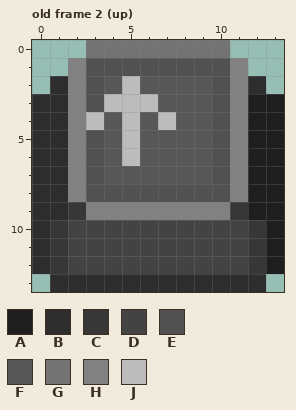
Edited in one commit: pixel-art file (assets/sprites/buttons_keyboard.aseprite). Above: the version before the commit.
14x14 pixels, 4 frames. Colours within 5 levels of each other are drawn and written as one. Shown: old frame 2 (up). The commit also changed other frames, which this record leaves out.
Visible layers, top first: "Label", "Button base".
Palette (. is transparent): A #1e1e1e  B #2d2d2d  C #373737  D #434343  E #515151  F #575757  G #737373  H #818181  J #bcbcbc
Pixels before, old frame 2 (up), first column x 0:
 0 ...GGGGGGGG...
 1 ..HEEEEEEEEH..
 2 .BHEFJFFFFEHB.
 3 BBHEJJJFFFEHAA
 4 BBHJFJFJFFEHAA
 5 BBHEFJFFFFEHAA
 6 BBHEFJFFFFEHAA
 7 BBHEFFFFFFEHAA
 8 BBHEEEEEEEEHAA
 9 BBCHHHHHHHHCAA
10 BCDDDDDDDDDDCA
11 BCDDDDDDDDDDCA
12 BCDDDDDDDDDDCA
13 .BBBBBBBBBBBB.
The result:
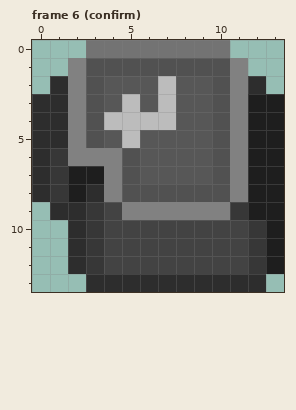
A new or re-ordered frame is compared with the old frame closest to it.
What changed:
frames 4 -> 6
Changed rows in their new state; - is an unchanged pixel.
Frame 6 (confirm) is new; against old frame 2 (up), layers "Label", "Button base":
first column x 0:
 2 -----F-J
 3 ----F-FJ
 4 ---EJ-J-
 6 -C-HHE--
 7 -CAAHE--
 8 -CABH---
 9 .-BCD---
10 ..BC----
11 ..BC----
12 ..BC----
13 -..-----
